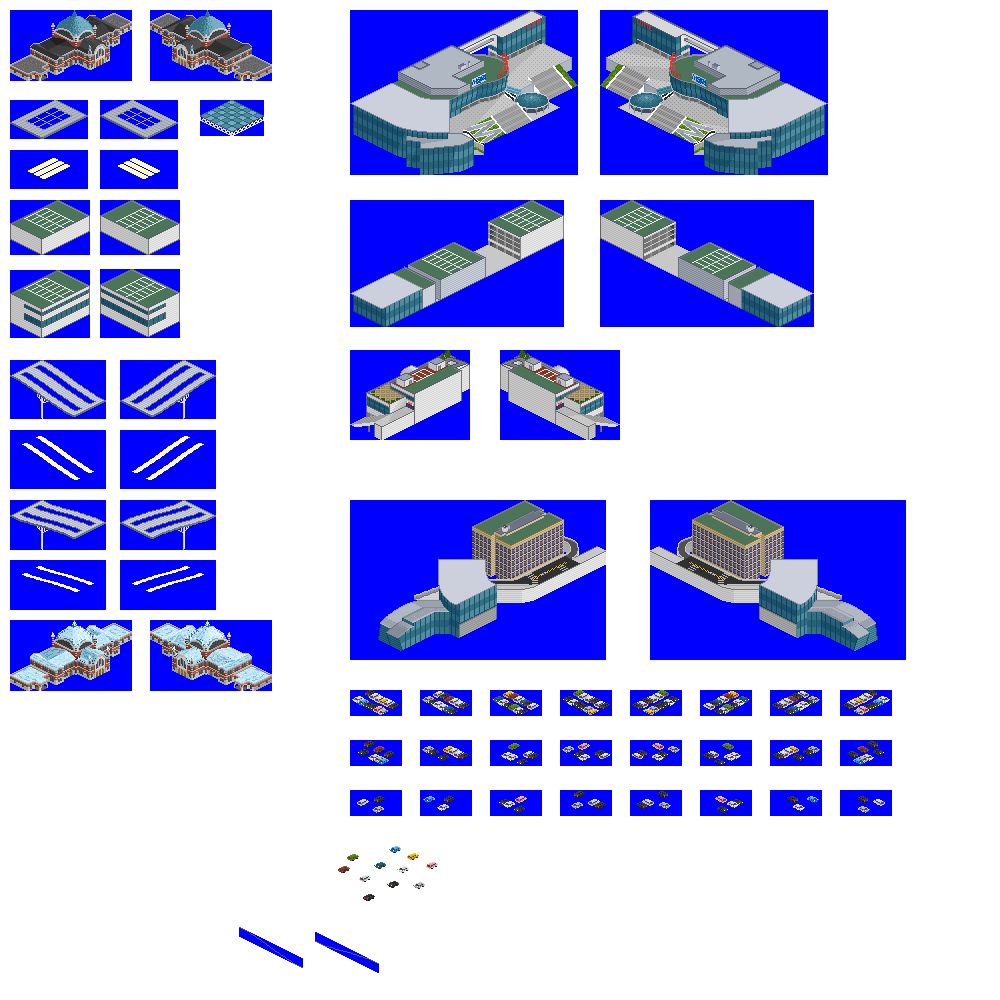
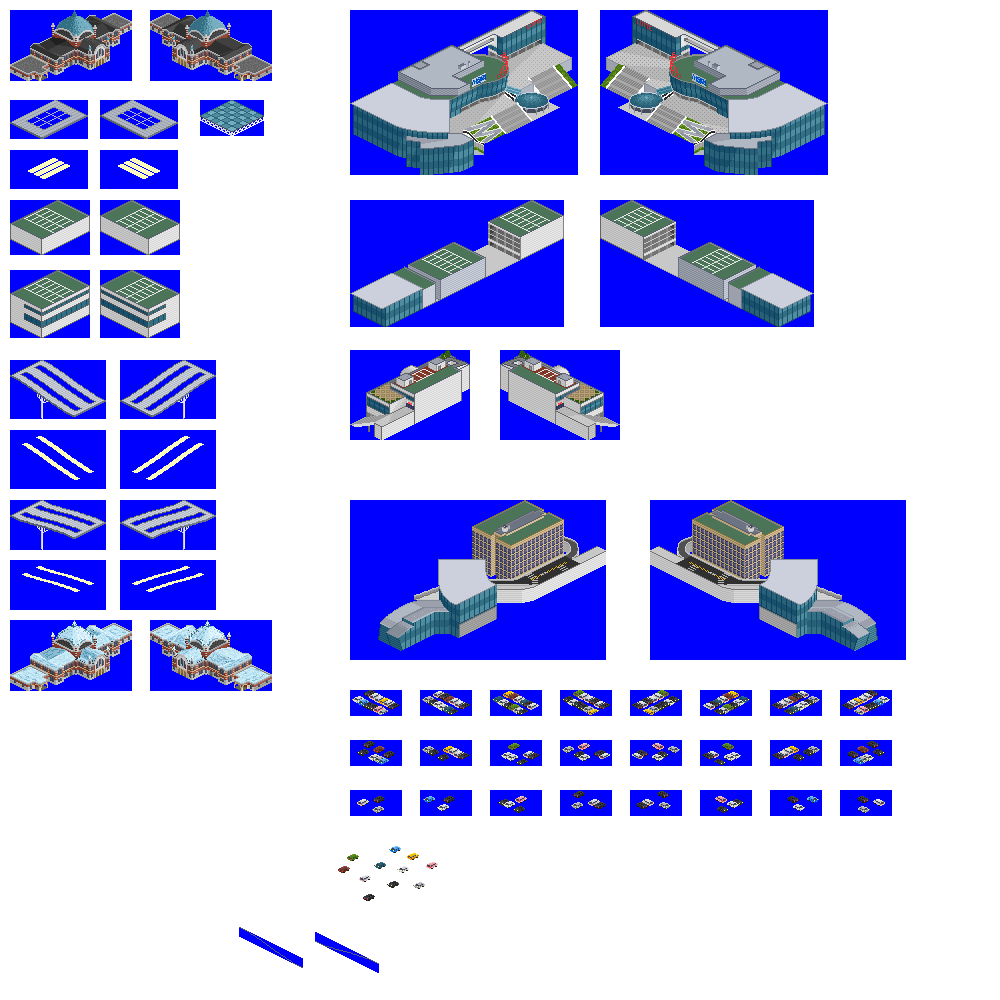
Revision of a layered w=1000, h=1000 image; what changed, layer by layer:
painted on "buildings" over box(100, 269, 180, 338)
painted on "배경" over box(100, 269, 180, 270)
